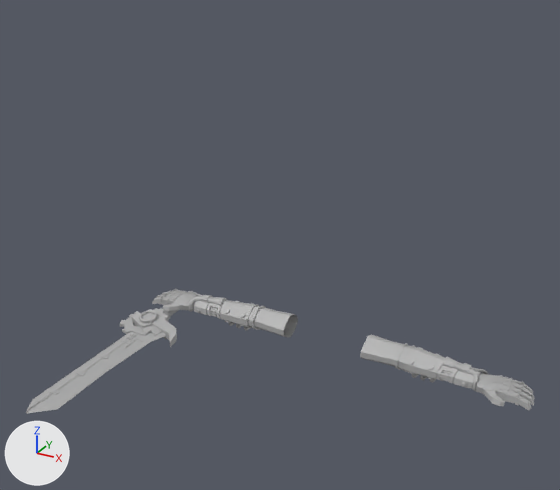
Two versions of the FBX model kOS/Kos Editor/Assets/Animations/Player/Fire Power/Anim_Player_Fire_SwapOut.fbx, one commit apart.
The view is the same before and after, from a 50 mm camera at (0.918, -1.964, 1.494) aimed at (-0.008, -0.279, 0.652). The lights are fixed; the arrows at lower left show +X, +Y and +Z. The first picture is the older version. Where no turn or scale is listed for an object, it has been applied to the vertices. Vertices at exactly the same position are counted once.

In view in the first picture: 'Arms', 'FireSword'.
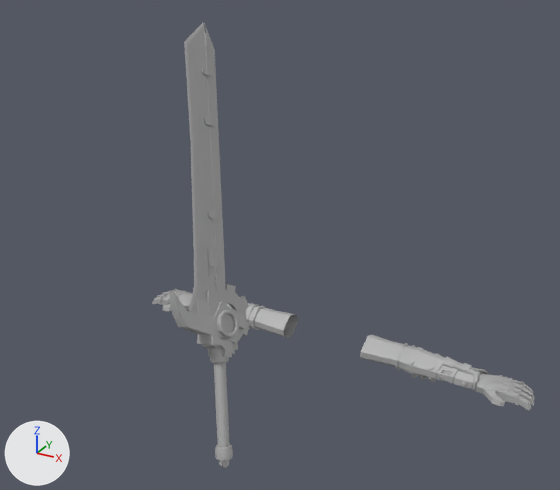
Changed parts and their boxes (x1, y1, x2, y2) in the pictures (560 x 490 px; the box of a moved part takes in the faces that stretch with it):
```json
{"object": "FireSword", "change": "reshaped, moved, turned, rescaled", "before": [26, 291, 197, 413], "after": [169, 23, 250, 468]}
{"part": 1, "of": "me_mesh_030", "change": "moved or reshaped", "before": [139, 310, 157, 323], "after": [217, 310, 239, 338]}
{"part": 2, "of": "me_mesh_030", "change": "moved or reshaped", "before": [155, 308, 168, 322], "after": [197, 332, 232, 357]}
{"part": 3, "of": "me_mesh_030", "change": "moved or reshaped", "before": [120, 339, 131, 344], "after": [211, 259, 223, 268]}
{"part": 4, "of": "me_mesh_030", "change": "moved or reshaped", "before": [98, 354, 109, 359], "after": [208, 210, 220, 219]}
{"part": 5, "of": "me_mesh_030", "change": "moved or reshaped", "before": [74, 370, 86, 376], "after": [204, 117, 216, 126]}
{"part": 6, "of": "me_mesh_030", "change": "moved or reshaped", "before": [48, 389, 60, 395], "after": [202, 67, 214, 77]}
{"part": 7, "of": "me_mesh_030", "change": "moved or reshaped", "before": [120, 314, 136, 334], "after": [225, 284, 250, 350]}
{"part": 8, "of": "me_mesh_030", "change": "moved or reshaped", "before": [131, 308, 166, 336], "after": [197, 289, 235, 354]}
{"part": 9, "of": "me_mesh_030", "change": "moved or reshaped", "before": [26, 291, 197, 413], "after": [169, 23, 246, 468]}
```

Scene script edits in JSON lines:
```json
{"block": "me_mesh_030", "where": "# used by ob_firesword; location = (-0.581, 0.116, 0.181); rotation_euler = (3.142, -1.571, 0.0), in degrees (180, -90, 0); scale = (0.00662, 0.00662, 0.00662)"}
{"op": "remove", "block": "me_mesh_030", "code": "me_mesh_030.from_pydata(...)  # 697 vertices, 627 faces; spans x -5.1..6.3, y 0.1..126.4, z -15.5..20.6"}
{"op": "add", "block": "me_mesh_030", "code": "me_mesh_030.from_pydata(...)  # 697 vertices, 627 faces; spans x -77.1..-46.4, y 15.5..23.6, z -22.0..105.1"}
{"block": "me_mesh_030", "change": "me_mesh_030 part 1: the loose piece of 78 vertices spanning x 3.0..6.3, y 35.1..44.4, z -6.2..3.2 is multiplied about its middle by the matrix ((0.0, 0.0, -0.851), (-0.851, 0.0, 0.0), (0.0, 0.851, 0.0)), then moved by (-63.0, -22.9, 20.1)"}
{"block": "me_mesh_030", "change": "me_mesh_030 part 2: the loose piece of 28 vertices spanning x -3.4..4.7, y 28.7..37.6, z -1.9..6.5 is multiplied about its middle by the matrix ((0.0, 0.0, -0.851), (-0.851, 0.0, 0.0), (0.0, 0.851, 0.0)), then moved by (-62.2, -13.8, 10.7)"}
{"block": "me_mesh_030", "change": "me_mesh_030 part 3: the loose piece of 30 vertices spanning x -0.8..2.0, y 58.8..61.7, z -2.6..2.6 is multiplied about its middle by the matrix ((0.0, 0.0, -0.851), (-0.851, 0.0, 0.0), (0.0, 0.851, 0.0)), then moved by (-60.2, -40.8, 36.1)"}
{"block": "me_mesh_030", "change": "me_mesh_030 part 4: the loose piece of 30 vertices spanning x -0.8..2.0, y 75.0..77.9, z -2.6..2.6 is multiplied about its middle by the matrix ((0.0, 0.0, -0.851), (-0.851, 0.0, 0.0), (0.0, 0.851, 0.0)), then moved by (-60.2, -57.0, 49.8)"}
{"block": "me_mesh_030", "change": "me_mesh_030 part 5: the loose piece of 30 vertices spanning x -0.8..2.0, y 91.4..94.3, z -2.6..2.6 is multiplied about its middle by the matrix ((0.0, 0.0, -0.851), (-0.851, 0.0, 0.0), (0.0, 0.851, 0.0)), then moved by (-60.2, -73.4, 76.5)"}
{"block": "me_mesh_030", "change": "me_mesh_030 part 6: the loose piece of 30 vertices spanning x -0.8..2.0, y 108.2..111.1, z -2.6..2.6 is multiplied about its middle by the matrix ((0.0, 0.0, -0.851), (-0.851, 0.0, 0.0), (0.0, 0.851, 0.0)), then moved by (-60.2, -90.2, 90.8)"}
{"block": "me_mesh_030", "change": "me_mesh_030 part 7: the loose piece of 52 vertices spanning x -0.2..1.4, y 29.7..53.0, z -15.5..-2.6 is multiplied about its middle by the matrix ((0.0, 0.0, -0.851), (-0.851, 0.0, 0.0), (0.0, 0.851, 0.0)), then moved by (-52.5, -21.9, 29.0)"}
{"block": "me_mesh_030", "change": "me_mesh_030 part 8: the loose piece of 32 vertices spanning x -3.0..4.2, y 29.4..51.4, z -4.4..9.8 is multiplied about its middle by the matrix ((0.0, 0.0, -0.851), (-0.701, 0.0, 0.0), (0.0, 0.851, 0.0)), then moved by (-62.5, -20.9, 16.4)"}
{"block": "me_mesh_030", "change": "me_mesh_030 part 9: 309 of 697 vertices moved; they spanned x -3.9..5.1, y 0.1..126.4, z -11.1..20.6 and now span x -77.1..-50.2, y 16.5..22.4, z -22.0..105.1; mean shift (-60.9, -29.5, 26.2); largest move (0.6, 126.4, -0.2) -> (-59.4, 19.4, 105.1)"}
{"block": "me_mesh_030", "change": "other edits to the shape of me_mesh_030 do not show in these pictures"}
{"op": "set", "path": "ob_firesword.scale", "old": "(0.00662, 0.00662, 0.00662)", "new": "(1.0, 1.0, 1.0)"}
{"op": "add", "block": "ob_firesword", "code": "ob_firesword.parent = ob_geometry"}
{"op": "set", "path": "ob_firesword.location", "old": "(-0.581, 0.116, 0.181)", "new": "(17.24, 10.72, -12.32)"}
{"op": "set", "path": "ob_firesword.rotation_euler", "old": "(3.142, -1.571, 0.0)", "new": "(0.285, 1.933, 2.134)", "note": "degrees (180, -90, 0) -> degrees (16, 111, 122)"}
```
